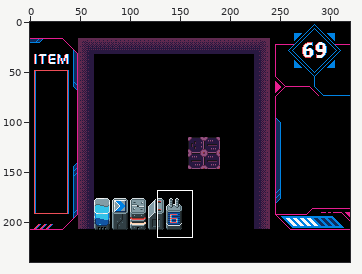
A pixel-art file gets an edit: ArtConcept/Pic_1.aseprite. The picture above shows the old version from afar; the outline marks the close-up.
Close-up. Before:
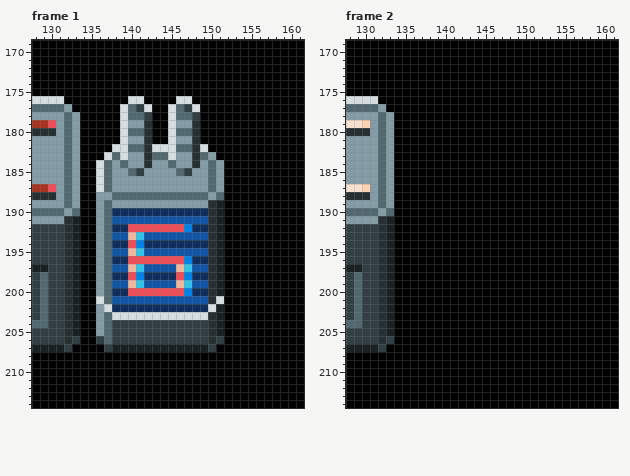
320x240 pixels, 8 frames. Shown: frame 1: x 128..161, y 169..214; frame 2: x 128..161, y 169..214. The commit also changed other frames or places, which this record leaves out.
New version:
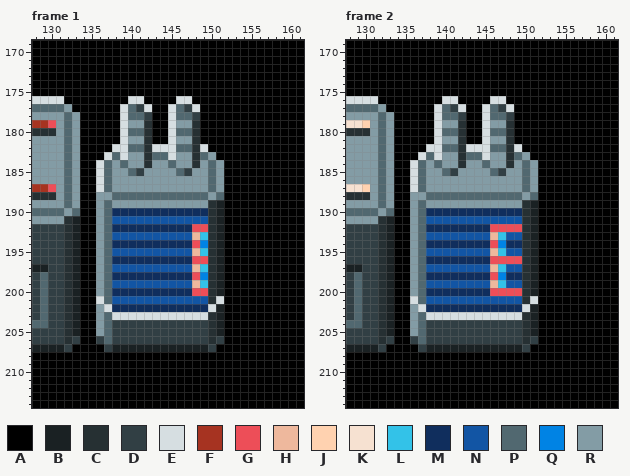
Palette (. is transparent): A #000000  B #1a2123  C #263033  D #313f44  E #d6dee1  F #a63321  G #ed4e58  H #eeb89d  J #ffd2b0  K #f6e1d1  L #33c2e8  M #102e5d  N #1255a4  P #516870  Q #0083e4  R #839ca5
Diff:
Changed rows in their new state; - is an unchanged pixel.
Frame 1, layer "scene_2/tile":
first column x 140:
192 MMMMMMMMGG
193 NN------HL
194 MM------GQ
195 NN------HL
196 MMMMMMMMGG
197 NN----NNHL
198 MM----MMGQ
199 NN----NNHL
200 MMMMMMMMGG
Frame 2, layer "scene_2/tile":
first column x 136:
176 ----EE----EE----
177 ---EPDE--EPDE---
178 ---EPPD--EPPD---
179 ---ERRC--ERRC---
180 ---EPPC--EPPC---
181 ---ERRC--ERRC---
182 --EEPPCEEEPPCE--
183 -EPERRCPPERRCPR-
184 EPRPRRCRRPRRCRPR
185 EPRRPDRRRRPDRRPR
186 EPRRRRRRRRRRRRPR
187 EPRRRRRRRRRRRRPR
188 RRPPPPPPPPPPPPRP
189 RPRRRRRRRRRRRRCB
190 RPMMMMMMMMMMMMCB
191 RPNNNNNNNNNNNNCB
192 RPMMMMMMMMGGGGCB
193 RPNNNNNNNNHLNNCB
194 RPMMMMMMMMGQMMCB
195 RPNNNNNNNNHLNNCB
196 RPMMMMMMMMGGGGCB
197 RPNNNNNNNNHLNNCB
198 RPMMMMMMMMGQMMCB
199 RPNNNNNNNNHLNNCB
200 RPMMMMMMMMGGGGCB
201 EPNNNNNNNNNNNNCE
202 REMMMMMMMMMMMMEB
203 RPEEEEEEEEEEEECB
204 RPDDDDDDDDDDDDCB
205 RPDDDDDDDDDDDDCB
206 DPDDDDDDDDDDDDCD
207 -DBBBBBBBBBBBBD-
Boxes around the changes in both close-ups, in picture pixels (x1, y1, x2, y2):
changed: (128, 224, 208, 296)
changed: (410, 96, 538, 352)
